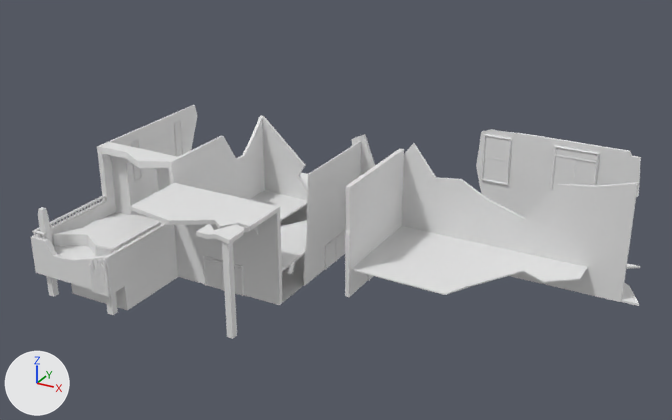
The FBX model Models/Buildings/SM_Ruins_HighScool_High.fbx as it was, and as the next commit left it.
The view is the same before and after, from a camera (50 mm lens) standing at (31.4, -61.2, 36.7) and looking at (-2.0, -0.6, 6.3). Lighting does not change. The marker at lower left points along +X, +Y and +Z. The first picture is the older version. Where no turn or scale is listed for an object, it has been applied to the vertices.

Script lines for the objects in view, before the commit:
```python
me_mesh = bpy.data.meshes.new('Mesh')
me_mesh.from_pydata(...)  # 3036 vertices, 2000 faces; spans x -21.7..21.2, y -14.8..14.4, z 0.0..10.2
me_mesh.materials.append(mat_openpbr_shader1)  # white #e7e7e7
# before: 696 (1.2, 7.0, 10.2) at pixel (412, 143), 697 (1.2, 7.3, 10.2) at pixel (414, 142)
# before: 2478 (12.7, 3.4, 2.7) at pixel (523, 270), 2479 (9.6, -0.1, 2.2) at pixel (469, 285), 2482 (8.6, 4.7, 2.4) at pixel (479, 255), 2483 (12.7, 4.7, 2.4) at pixel (528, 267), 2489 (8.3, 0.2, 2.4) at pixel (456, 277)
# before: 2490 (7.5, 4.7, 2.4) at pixel (467, 253)
ob_sm_ruins_highscool_high = bpy.data.objects.new('SM_Ruins_HighScool_High', me_mesh)
ob_sm_ruins_highscool_high.location = (0.0, 0.0, 0.0)
```
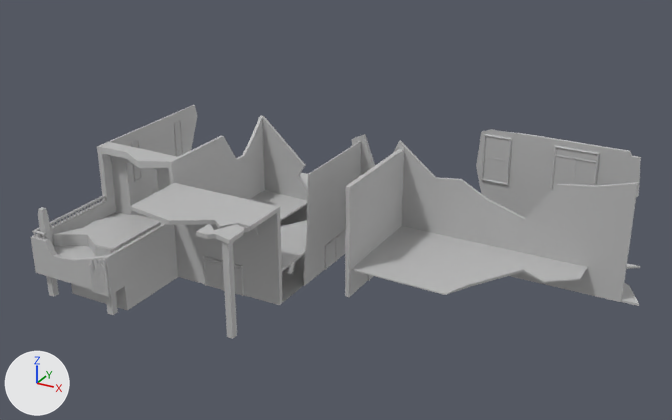
The change in detail:
Material 'SM_Highschool' (mat_sm_highschool) is new.
Its base color is (0.5, 0.5, 0.5) (grey #bcbcbc).
me_mesh is used by ob_sm_ruins_highscool_high; location (0.0, 0.0, 0.0).
Verts and faces of me_mesh; kept vertices keep their numbers, new ones are numbered from 3036.
me_mesh had 3036 vertices, 2000 faces and spanned x -21.7..21.2, y -14.8..14.4, z 0.0..10.2.
me_mesh now has 3035 vertices, 2000 faces and spans x -21.7..21.2, y -14.8..14.4, z 0.0..10.2.
Part 1, on me_mesh:
Vertex 696 moves to (-0.1, 7.0, 10.2), pixel (398, 141).
Vertex 697 moves to (-0.1, 7.3, 10.2), pixel (400, 140).
Part 2, on me_mesh:
Vertices 2478, 2479, 2482, 2483, 2489, 2490 move by (0.0, 0.0, 0.1).
me_mesh part 3: 1999 faces spanning x -21.7..21.2, y -14.8..14.4, z 0.0..10.2 switch from mat_openpbr_shader1 (white #e7e7e7) to mat_sm_highschool (grey #bcbcbc).
Other edits to the shape of me_mesh do not show in these pictures.

What differs and where, as boxes [x1, y1, x2, y2] in the pictures (672 x 420 px; the box of a moved part takes in the faces that stretch with it):
part 1 of me_mesh, moved or reshaped
    before: [403, 143, 436, 204]
    after: [393, 140, 436, 204]
part 2 of me_mesh, moved or reshaped
    both: [352, 226, 587, 295]
part 3 of me_mesh, recoloured (white to grey)
    both: [31, 105, 641, 339]
